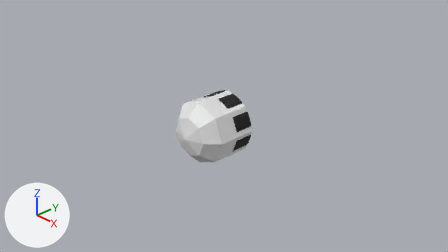
A saved change to the Blender file Models/SSPX/sspx-cupola-greenhouse-125-1-iva.blend.
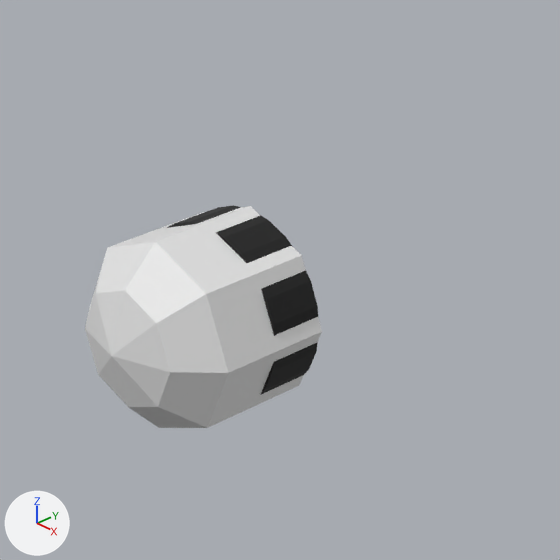
There are two pictures of each version: one from the file's camera 'Camera', one close up on the part from 33% to 74% of the width and 9% to 81% of the height. The axes (+X, +Y, +Z) are drawn at lower left. The lights are the same throughout.

In view in the first close-up: 'shell', 'shellCollider'.
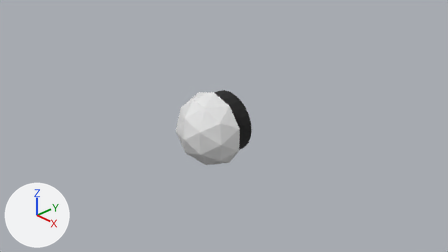
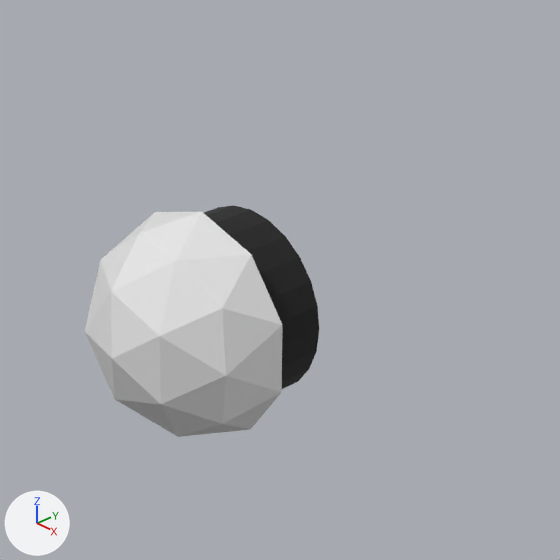
Pixel boxes (x1, y1, x2, y2) of what changed, in the close-ups (560 x 560 px):
'depthMask', added: after (85, 211, 282, 437)
'shellCollider', hidden: before (85, 206, 322, 428)

The change in detail:
Material 'Material' (mat_material) is new.
Its base color is (0.8, 0.8, 0.8) (white #e7e7e7).
Mesh me_greenhousedomeglass is new.
It has 26 vertices, 40 faces and spans x -0.653..0.653, y 0.0..0.686, z -0.686..0.686.
It uses material mat_material (white #e7e7e7).
Object 'shellCollider' (ob_shellcollider) is now hidden.
Object 'depthMask' (ob_depthmask) is new; it shows me_greenhousedomeglass.
Its parent is ob_freeiva.
Its location is (0.00624, -0.245, -0.0121).
Its rotation in degrees is (180, 0, 0).
